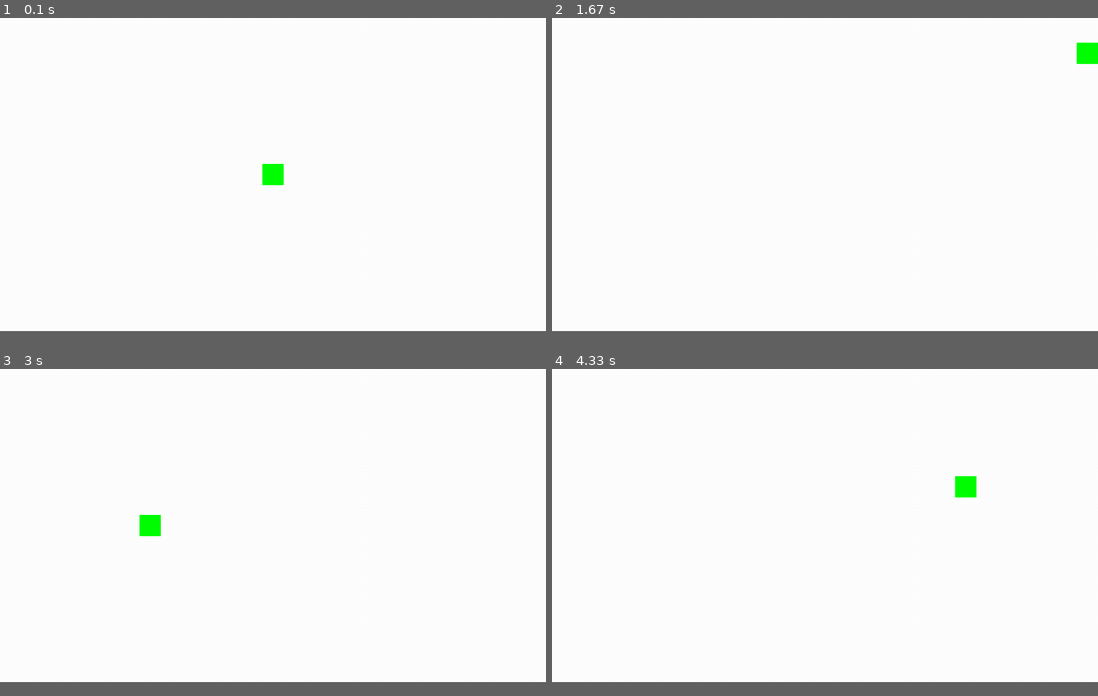
Above: before the commit, frames 1-4 (two rows, left to right).
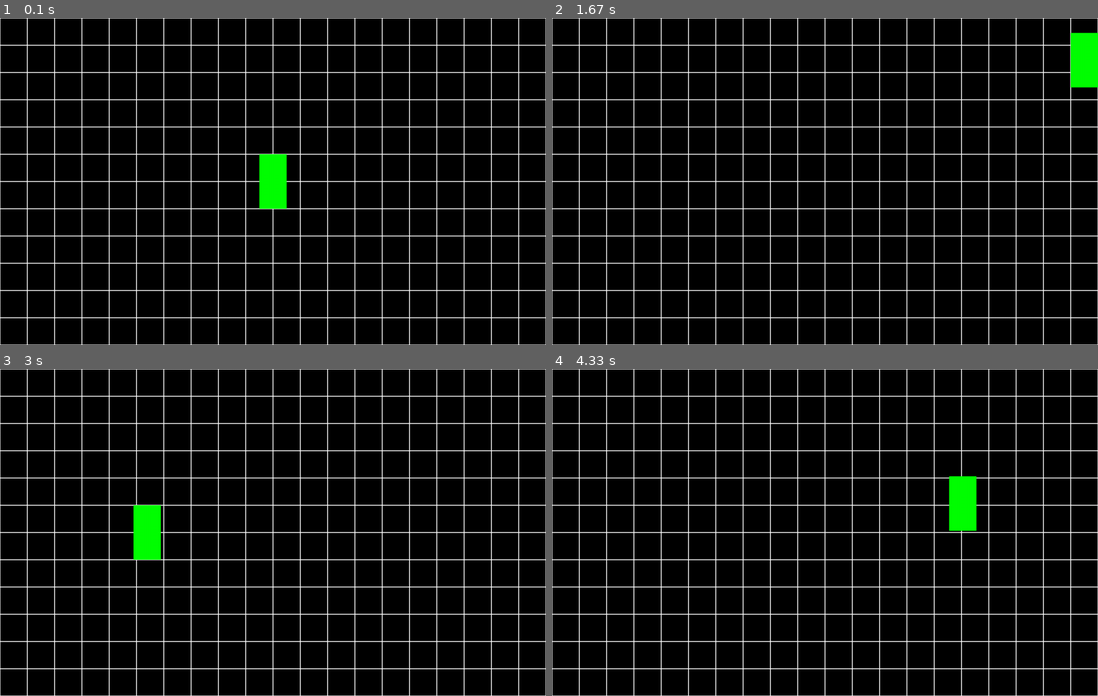
Above: after the commit, the same moments.

Repository: KakeinNoriaki/pygame_project
Game: pygame game, started from main.py
The game is run twice, just before and just after one commit, with the same random seed, the same clock (stepped at 60 frames per second) and the same inputs.
Inputs:
- Up to frame 1 (0.1 s): no input
- Up to frame 2 (1.67 s): hold D 0.33-0.8 s; hold W 0.83-1.13 s; hold D 1.17-1.63 s
- Up to frame 3 (3 s): hold A 1.67-2.2 s; hold S 2.23-2.53 s; hold A 2.57-2.97 s
- Up to frame 4 (4.33 s): hold W 3-3.37 s; hold D 3.4-4.03 s; hold S from 4.07 s (still down)
The window is 900x517 before the commit and 900x540 after it. Grey fills any space a smaller window leaves; there, only what the larger window draws over its background counts as a difference.

The runs differ from the first frame. In frame 1, 96% of the frame differs, in the area x 0-100%, y 0-100%; in frame 2, 96%; in frame 3, 96%; in frame 4, 96%.

Commit message:
ну хз можно ли считать это ядром далее каждый свою задачу решает, я комнаты и головоломки, Артём гг и мб рендер тайлов, Владислав(интересно можно просто Влад) боссов и надо на ветки разбить потому как так сказал препод

Diff:
--- a/main.py
+++ b/main.py
@@ -3,7 +3,7 @@
 import sys
 
 WIDTH = 1280
-HEIGHT = 736
+HEIGHT = 768
 FPS = 60
 WHITE = (255, 255, 255)
 BLACK = (0, 0, 0)
@@ -21,7 +21,7 @@
         self.move_top_animation = []
         self.move_down_animation = []
         pygame.sprite.Sprite.__init__(self)
-        self.image = pygame.Surface((50, 50))
+        self.image = pygame.Surface((1 * 64, 2 * 64))
         self.image.fill(GREEN)
         self.rect = self.image.get_rect()
         self.rect.center = (WIDTH / 2, HEIGHT / 2)
@@ -37,32 +37,67 @@
             self.rect.left = 0
 
 
-pygame.init()
-screen = pygame.display.set_mode((WIDTH, HEIGHT))
-pygame.display.set_caption("Pygame_project")
-clock = pygame.time.Clock()
-all_sprites = pygame.sprite.Group()
-pygame.key.set_repeat(1, 1)
-player = Player()
-all_sprites.add(player)
-running = True
-while running:
-    clock.tick(FPS)
-    for event in pygame.event.get():
-        if event.type == pygame.QUIT:
-            running = False
-        keys = pygame.key.get_pressed()
-        if keys[pygame.K_w]:
-            player.rect.y -= 1
-        if keys[pygame.K_s]:
-            player.rect.y += 1
-        if keys[pygame.K_d]:
-            player.rect.x += 1
-        if keys[pygame.K_a]:
-            player.rect.x -= 1
-    all_sprites.update()
-    screen.fill(WHITE)
-    all_sprites.draw(screen)
-    pygame.display.flip()
+class Room():
+    def __init__(self, width, height):
+        self.width = width
+        self.height = height
+        #  тут по тайлам распишем как устороена комната 0 - пол или стена если скраю, 1 - дверь, 2 ловушка, 3 предмет
+        #  пока хз как это передавать, позже придумаю
+        self.tiles = [[0] * width for _ in range(height)]
+        self.left = 10
+        self.top = 10
+        self.cell_size = 30
 
-pygame.quit()
+    def set_view(self, left, top, cell_size):
+        self.left = left
+        self.top = top
+        self.cell_size = cell_size
+
+    def render(self, screen): # ТУТ ВМЕСТО РЕКТОВ НУЖНО ВСТАВИТЬ РЕНДЕР ТАЙЛОВ
+        for i in range(self.width):
+            for j in range(self.height):
+                pygame.draw.rect(screen, (255, 255, 255), (i * self.cell_size + self.left, j * self.cell_size +
+                                                           self.top, self.cell_size, self.cell_size), 1)
+
+
+class AbstractBoss:
+    pass
+    #  тут крч сами как нибудь
+
+
+def main():
+    pygame.init()
+    screen = pygame.display.set_mode((WIDTH, HEIGHT))
+    pygame.display.set_caption("Pygame_project")
+    clock = pygame.time.Clock()
+    all_sprites = pygame.sprite.Group()
+    pygame.key.set_repeat(1, 1)
+    player = Player()
+    room = Room(20, 12)
+    room.set_view(0, 0, 64)
+    all_sprites.add(player)
+    running = True
+    while running:
+        clock.tick(FPS)
+        for event in pygame.event.get():
+            if event.type == pygame.QUIT:
+                running = False
+            keys = pygame.key.get_pressed()
+            if keys[pygame.K_w]:
+                player.rect.y -= 1
+            if keys[pygame.K_s]:
+                player.rect.y += 1
+            if keys[pygame.K_d]:
+                player.rect.x += 1
+            if keys[pygame.K_a]:
+                player.rect.x -= 1
+        all_sprites.update()
+
+        screen.fill(BLACK)
+        room.render(screen)
+        all_sprites.draw(screen)
+        pygame.display.flip()
+
+
+if __name__ == '__main__':
+    sys.exit(main())
